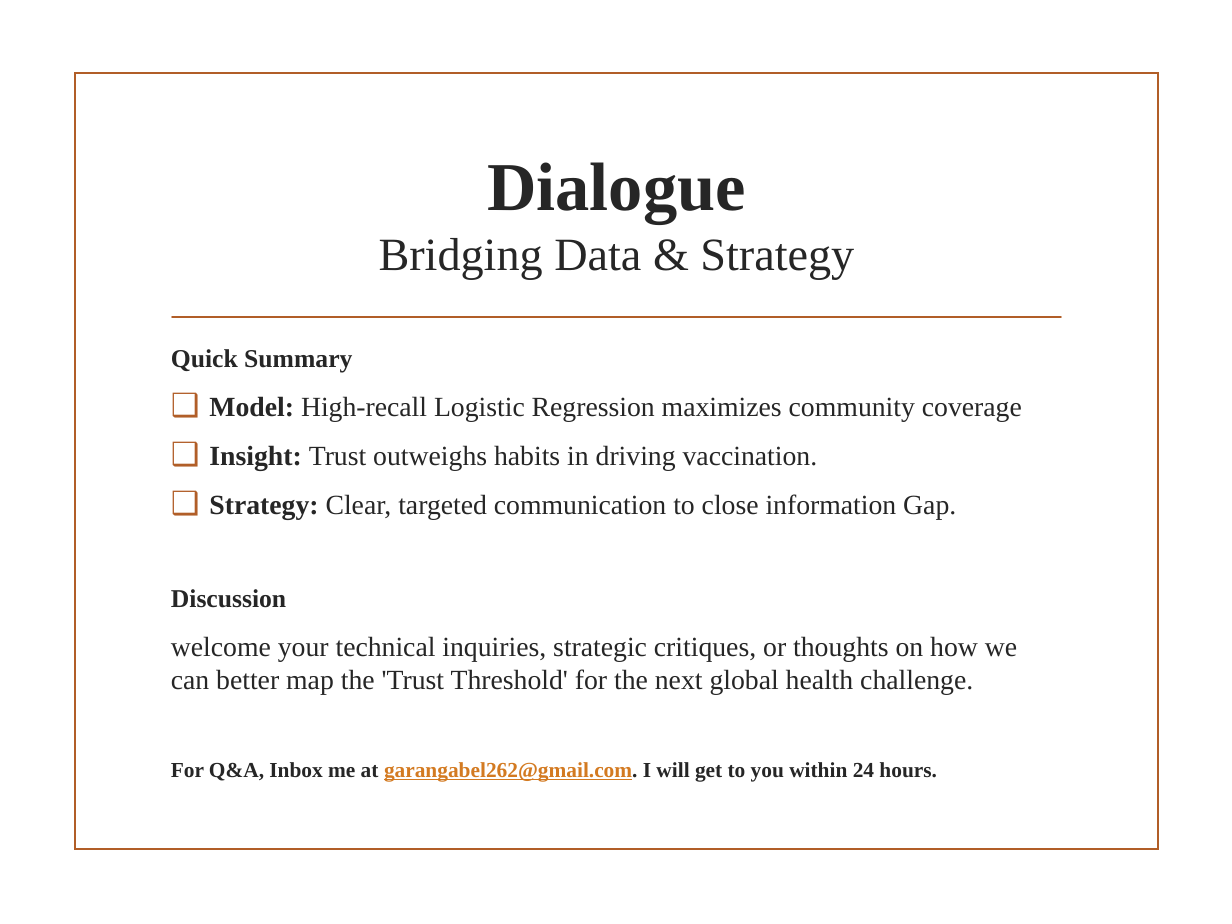
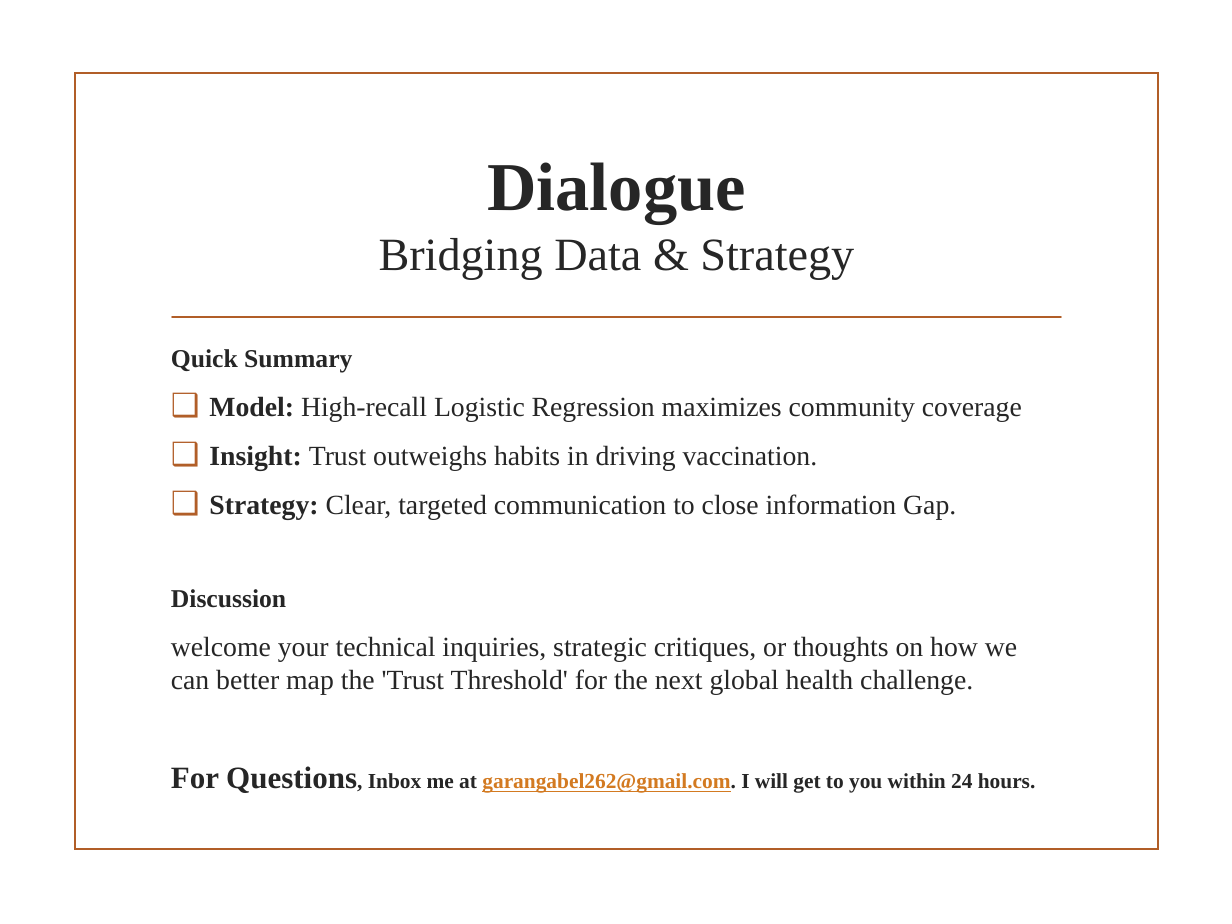
Before and after one commit to abelchol-ship-it/H1N1_2009_Vaccine_Predictive_Project_Abel_Aleu_Chol, a slide deck: slide 20 of PPTX_CSV_Files/H1N1_Vaccine_Predictive_Presentation_Abel_Aleu_Chol.pptx (slide 18 before the commit). Drawn at 1232x924 pixels with LibreOffice and Linux fonts; fonts in the diff are those of the drawing; background and template pictures are left out. Boxes give left, top, right and bottom in pixels: in the first picture for what was removed or moved away, otherwise in the second. Text is boxed around its words. In the diff, an @@ line names an element or a change of style, - is before the commit and + after.

```diff
--- a/PPTX_CSV_Files/H1N1_Vaccine_Predictive_Presentation_Abel_Aleu_Chol.pptx
+++ b/PPTX_CSV_Files/H1N1_Vaccine_Predictive_Presentation_Abel_Aleu_Chol.pptx
@@ text at <box>171,766,1035,793</box>: text changed @@
-For Q&A, Inbox me at garangabel262@gmail.com. I will get to you within 24 hours.
+For Questions, Inbox me at garangabel262@gmail.com. I will get to you within 24 hours.
```
Also in this commit, not shown: 10 other slides changed, 2 slides added, 6 other files.
